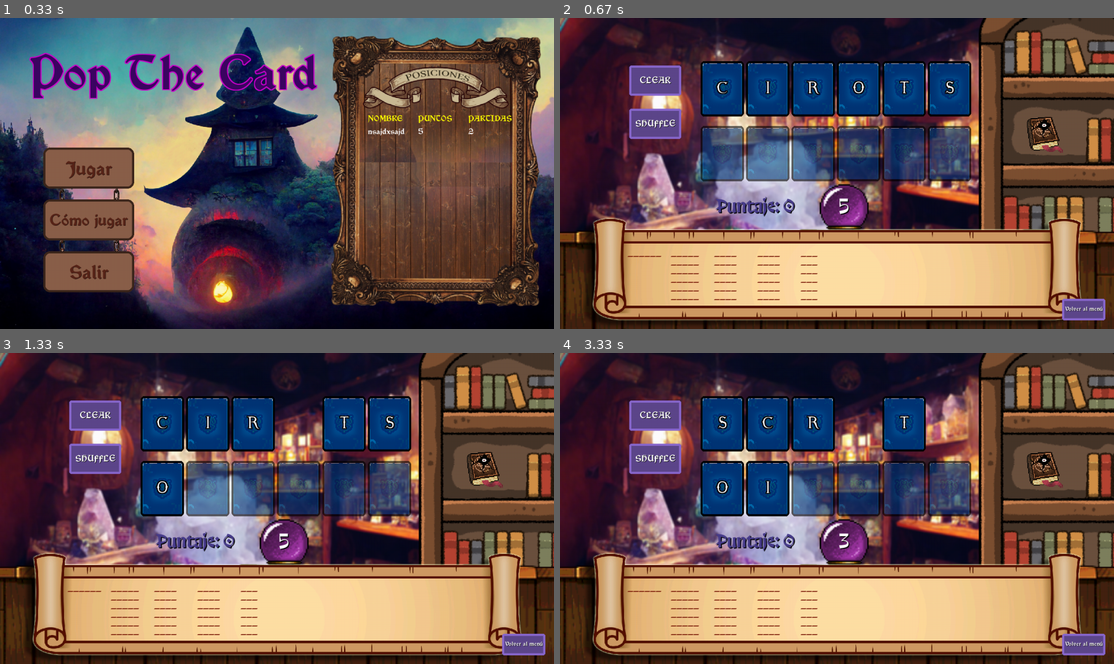
Above: before the commit, frames 1-4 (two rows, left to right).
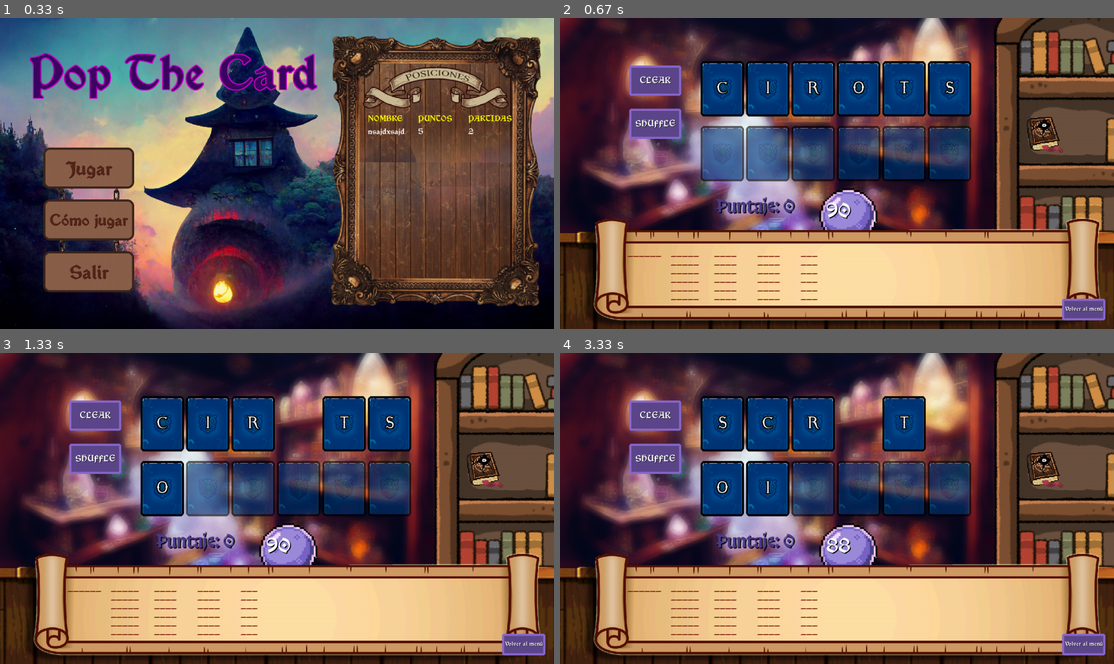
Above: after the commit, the same moments.

Repository: juliancz-a/SP_GRUPO_5_Pygame
Game: pygame game, started from code/main.py
Two runs of this game, one before a commit and one after it. Both use one fixed random seed, a clock stepped at 60 frames per second and the inputs below.
Inputs (mouse positions are in pixels of both pictures, inside the frame that each line leads up to):
- Up to frame 1 (0.33 s): no input
- Up to frame 2 (0.67 s): click "Jugar" at 0.38 s
- Up to frame 3 (1.33 s): tap Enter at 0.67 s; press the mouse at (343, 424) at 1.03 s; move the mouse to (310, 408) at 1.13 s; release the mouse at (282, 396) at 1.27 s
- Up to frame 4 (3.33 s): click (670, 458) at 1.38 s; press the mouse at (1041, 468) at 1.7 s; move the mouse to (870, 496) at 1.8 s; release the mouse at (698, 520) at 1.93 s; press the mouse at (720, 486) at 3.03 s; move the mouse to (848, 468) at 3.13 s; release the mouse at (969, 449) at 3.27 s

Frame 1 is identical in both runs. In frame 2, 39% of the frame differs, in the area x 0-100%, y 0-100%; in frame 3, 39%; in frame 4, 40%.

Commit message:
set_timer background

Diff:
--- a/code/constantes.py
+++ b/code/constantes.py
@@ -41,8 +41,13 @@
 CHAINS = r"code\data\img\chains2.png"
 
 MENU_BACKGROUND = r"code\data\img\House 2.png"
+
 PLAY_BACKGROUND_1 = r"code\data\img\play_bg.png"
+PLAY_BACKGROUND_2 = r"code\data\img\play_bg2.png"
+PLAY_BACKGROUND_3 = r"code\data\img\play_bg3.png"
+
 HELP_BACKGROUND = r"code\data\img\Grimoire_blur.jpg"
+
 FINISH_MATCH_BACKGROUND = r"code\data\sound\finishmatch_music.mp3"
 
 # SONIDO
@@ -52,7 +57,7 @@
 PLAY_MUSIC = r"code\data\sound\play_music.wav"
 CARTAS_SOUND = r"code\data\sound\card_click.wav"
 
-TIEMPO_LIMITE = 5
+TIEMPO_LIMITE = 90
 
 #CONFIG PATH
 SCOREBOARD_PATH = r"code\data\config\scoreboard.csv"
--- a/code/game_states/class_play.py
+++ b/code/game_states/class_play.py
@@ -30,7 +30,7 @@
         self.lista_cfg = PLAY_ASSETS
 
         #TEXTO
-        self.timer = Box((630, 410), (50,50))
+        self.timer = Box((618, 420), (50,50))
         self.initial_time = pygame.time.get_ticks()
 
         self.score = score
@@ -39,6 +39,7 @@
         self.music = self.set_music()
         #IMG
         self.background = Image(PLAY_BACKGROUND_1, (0,0), (1280,720))
+        self.background_list = [PLAY_BACKGROUND_1, PLAY_BACKGROUND_2, PLAY_BACKGROUND_3]
 
         self.images = [self.background, self.comodin_button]
 
@@ -74,7 +75,7 @@
 
         self.surface.fill("black")
 
-        draw_assets(self.surface, self.box_list, self.images, self.lista_cfg)
+        draw_assets(self.surface, self.box_list, [self.background, self.comodin_button], self.lista_cfg)
 
         draw_cards(self.surface, self.cards_cfg["empty_card_list"], transparency=155)
         draw_cards(self.surface, self.cards_cfg["card_list"])
@@ -97,6 +98,7 @@
         menu = False
 
         JOIN_CARDS = pygame.USEREVENT + 1
+        pygame.time.set_timer(pygame.USEREVENT + 2, 25000)
 
         if event.type == JOIN_CARDS:
             word = join_cards(self.cards_cfg["selected_letters"], self.cards_cfg["founded_words"], self.combinaciones)
@@ -104,6 +106,9 @@
                 self.cards_cfg["founded_words"].append(word)
                 reset_pos(self.cards_cfg["card_list"], self.cards_cfg["selected_letters"], self.cards_cfg["pos_ocupadas"], self.cards_cfg["pos_libres"])
                 self.score += sum_score(score, word)
+
+        elif event.type == pygame.USEREVENT + 2:
+            self.background = Image(select_random_element(self.background.image_path, self.background_list), (0,0), (1280,720))
 
         elif count_select_letters(self.cards_cfg["selected_letters"]) > 2:
             join = self.join_button.interaction(event)
--- a/code/game_tools/card.py
+++ b/code/game_tools/card.py
@@ -1,5 +1,6 @@
 from game_tools.class_image import *
 from game_tools.class_box import *
+from game_tools.extra_functions import *
 import random
 
 class Card:
@@ -81,7 +82,7 @@
                 position_list.pop(0)
 
                 selected_letters[pos] = card.letter
-                print(position_list)
+
                 card.append = True
 
                 card.card_box.rectangulo.x, card.card_box.rectangulo.y = card_list[pos].card_box.original_rectangulo.x, 250
@@ -103,7 +104,7 @@
 
     selected_letters[card.card_pos] = ""
     position_list.append(card.card_pos)
-    position_list.sort()
+    ordenar_elementos(position_list, 1)
 
     card.card_pos = free_spaces[len(free_spaces) - 1]
     free_spaces.remove(card.card_pos)
@@ -137,11 +138,10 @@
 def shuffle (card_list):
     shuffle_card = []
     for card in card_list:
-        print(card.letter)
+
         if card.append is False:
             shuffle_card.append(card.letter)
     for card in card_list:
         if card.append is False:
 
             card.letter = shuffle_card.pop(random.randint(0, len(shuffle_card) - 1))
-        print(card.letter)
--- a/code/game_tools/class_image.py
+++ b/code/game_tools/class_image.py
@@ -6,8 +6,9 @@
     def __init__(self, image_path, coords, dimensiones, image_hover_path = None, press_sound = None) -> None:
 
         self.image_box = Box(coords, dimensiones, press_sound = press_sound)
+        self.image_path = image_path
 
-        self.image_surface = pygame.image.load(image_path)
+        self.image_surface = pygame.image.load(self.image_path)
         self.image_surface = pygame.transform.scale(self.image_surface, dimensiones)
 
         self.image_hover = None
--- a/code/game_tools/draw_functions.py
+++ b/code/game_tools/draw_functions.py
@@ -2,7 +2,6 @@
 from game_tools.class_image import *
 
 def set_buttons_colors(button_list, lista_cfg):
-        print(len(button_list))
         for i in range(len(button_list)):
             if len(lista_cfg[i]["colors"]) > 0:
                 button_list[i].set_color(*lista_cfg[i]["colors"])
--- a/code/game_tools/extra_functions.py
+++ b/code/game_tools/extra_functions.py
@@ -1,5 +1,6 @@
 from game_tools.class_box import *
 from constantes import *
+import random
 
 def ordenar_elementos (list:list[dict], orden:int, key = None):
 
@@ -39,3 +40,11 @@
     for i, line in enumerate(lines):
         box_line = Box((x, y + font_size // 3 * i), (50,50))
         box_line.draw_text(surface, line, "white", FUENTE_1, font_size, "shadow", 2, "black", center = center_text)
+
+def select_random_element(actual_element, lista_elementos) -> str | int:
+
+    random_element = random.choice(lista_elementos)
+    while random_element == actual_element:
+        random_element = random.choice(lista_elementos)
+
+    return random_element
--- a/code/game_tools/words.py
+++ b/code/game_tools/words.py
@@ -41,9 +41,9 @@
                     x -= 100
                 break
 
-def sum_score(scoreboard:int, word):
-    scoreboard += len(word)
-    return scoreboard
+def sum_score(score:int, word):
+    score += len(word)
+    return score
 
 def normalize_words (combinations) -> list[list]:
     palabras = {3: [], 4: [], 5: [], 6: []}
@@ -62,7 +62,6 @@
                 matriz[i][j] = palabras[6-i][j]
 
     return matriz
-
 
 def select_random_letter (combinaciones):
     elemento_random = random.randint(0, len(combinaciones) - 1)
Binary file removed: code/data/img/Old_Scroll_PNG_Clip_Art_Image.png
Binary file removed: code/data/img/play_bg(blur).png
Binary file changed: code/data/img/play_bg.png
Binary file added: code/data/img/play_bg2.png
Binary file added: code/data/img/play_bg3.png
